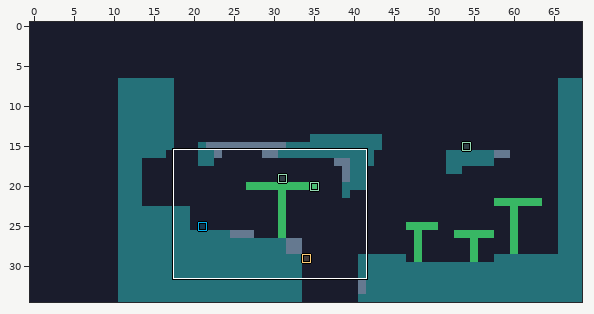
One commit to this LDtk project: src/assets/levels/levels.ldtk. The first picture is a wide view before the edit; the outline marks the close-up.
Close-up. Before the commit:
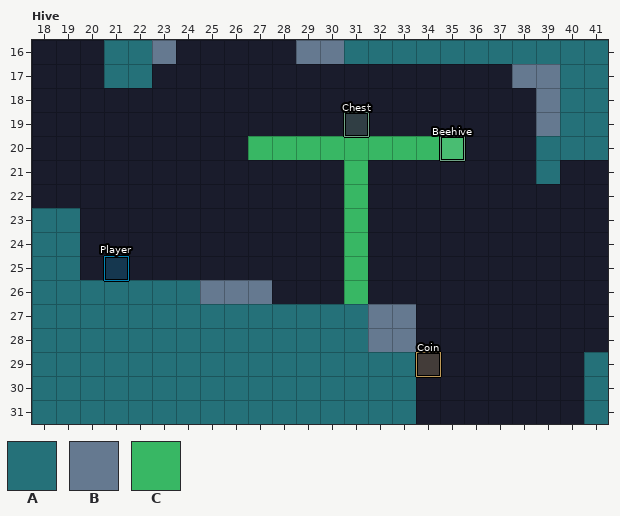
Cells are 8x8 px. Shown: Hive x 18..41, y 16..31. The commit also changed other parts of the map, which this record leaves out. The old version is drawn lined up with the new one.
Key: from "Tiles": A 1 "grass", B 2 "stone", C 4 "Tree".
_ is an empty cell.
Objects are placed by their top-left corner, in cells (3,4 is the top-left corner of cell 3,4); size is 1x1 cell unless given.
Layer "Tiles" before, first column x 18:
16 ___AAB_____BBAAAAAAAAAAA
17 ___AA_______________BBAA
18 _____________________BAA
19 _____________________BAA
20 _________CCCCCCCCC___AAA
21 _____________C_______A__
22 _____________C__________
23 AA___________C__________
24 AA___________C__________
25 AA___________C__________
26 AAAAAAABBB___C__________
27 AAAAAAAAAAAAAABB________
28 AAAAAAAAAAAAAABB________
29 AAAAAAAAAAAAAAAA_______A
30 AAAAAAAAAAAAAAAA_______A
31 AAAAAAAAAAAAAAAA_______A
Objects on layer "Entities" before:
"Player" rectangle at 21,25
"Beehive" rectangle at 35,20
"Chest" rectangle at 31,19
"Coin" rectangle at 34,29
The same view after the edit:
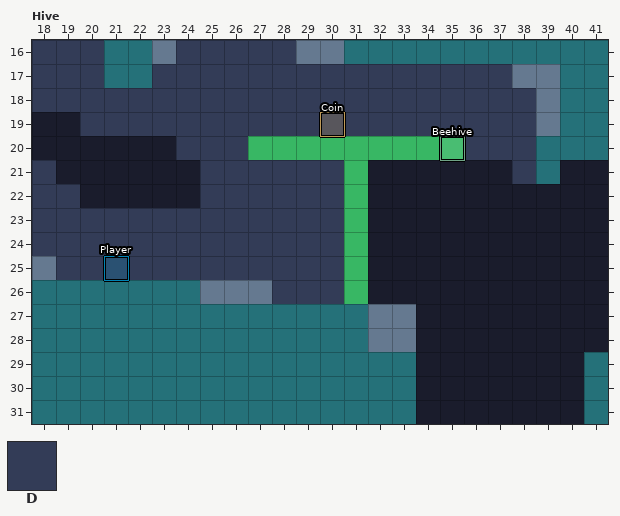
Further tiles: from "Tiles": D 3 "grass_bg".
Difference:
map size 58x28 -> 69x35 cells (old content now starts at 11,7; both pictures use the new coordinates)
Layer "Tiles":
Tile A gives way to tile B in row 25 at x 18.
Tile A gives way to tile D in rows 23 to 24 at x 18 to 19; in row 25 at x 19.
The edit adds tile D in row 16 at x 18 to 20 and 24 to 28; in row 17 at x 18 to 20 and 23 to 37; in row 18 at x 18 to 38; in row 19 at x 20 to 38; in row 20 at x 24 to 26 and 36 to 38; in row 21 at x 18, 25 to 30 and 38.
The edit adds tile D in row 22 at x 18 to 19 and 25 to 30; in rows 23 to 25 at x 20 to 30; in row 26 at x 28 to 30.
Layer "Entities":
Object "Chest" rectangle at 31,19 moves outside this view.
A new object: "Coin" rectangle at 30,19.
Object "Coin" rectangle at 34,29 is removed.
